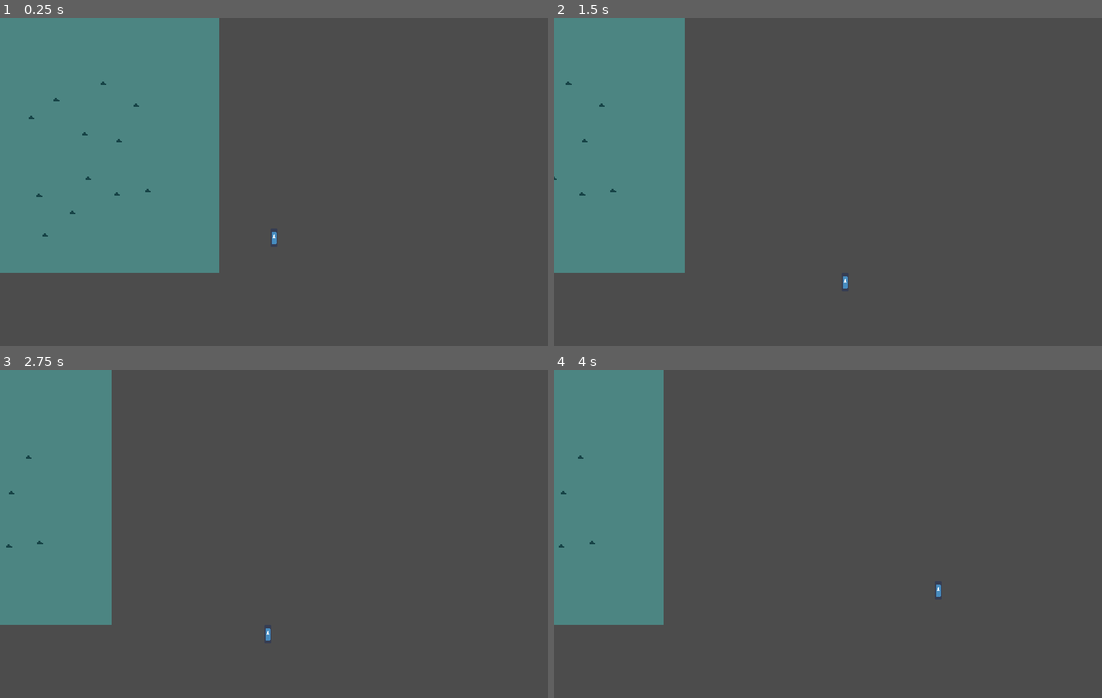
Above: before the commit, frames 1-4 (two rows, left to right).
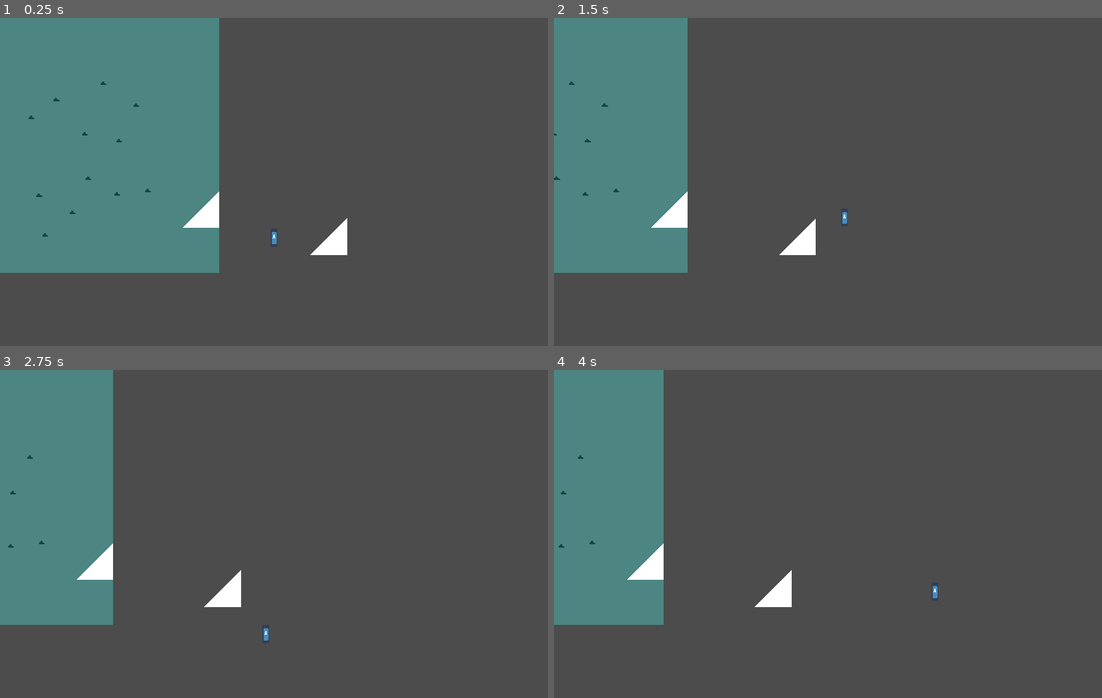
Above: after the commit, the same moments.

Repository: UHSGDC/Photographers-Hike
Game: Godot game, scene res://Scenes/Testing.tscn
Two runs of this game, one before a commit and one after it. Both use one fixed random seed, a clock stepped at 60 frames per second and the inputs below. The engine's default icon, where the game draws it, is replaced by a stand-in: a white triangle on a blue panel in a dark square.
Inputs (mouse positions are in pixels of both pictures, inside the frame that each line leads up to):
- Up to frame 1 (0.25 s): no input
- Up to frame 2 (1.5 s): tap Enter at 0.5 s; move the mouse to (948, 165) at 0.52 s; hold D (right) from 0.53 s (still down); tap Space (jump) at 0.77 s; move the mouse to (718, 198) at 1.27 s
- Up to frame 3 (2.75 s): tap Space (jump) at 1.52 s; move the mouse to (328, 461) at 2.02 s; release D (right) at 2.03 s; hold A (left) from 2.03 s (still down)
- Up to frame 4 (4 s): move the mouse to (800, 599) at 2.77 s; release A (left) at 2.78 s; hold D (right) from 2.78 s (still down); tap Space (jump) at 3.02, 3.77 s; move the mouse to (992, 583) at 3.52 s

The runs differ from the first frame. In frame 1, 0.8% of the frame differs, in the area x 33-64%, y 52-73%; in frame 2, 1.2%, in the area x 0-54%, y 0-83%; in frame 3, 1.0%; in frame 4, 0.8%.

Commit message:
Implemented Slanted tile sliding for minigame
Still need to add a slanted tile on the tilemap

Diff:
--- a/PhotographersHike/Scenes/Testing.tscn
+++ b/PhotographersHike/Scenes/Testing.tscn
@@ -250,3 +250,21 @@
 
 [node name="RockClimbing" parent="." instance=ExtResource( 3 )]
 position = Vector2( -480, -64 )
+
+[node name="StaticBody2D" type="StaticBody2D" parent="."]
+position = Vector2( -400, 168 )
+
+[node name="Polygon2D" type="Polygon2D" parent="StaticBody2D"]
+polygon = PoolVector2Array( 16, -16, -16, 16, 16, 16 )
+
+[node name="CollisionPolygon2D" type="CollisionPolygon2D" parent="StaticBody2D"]
+polygon = PoolVector2Array( 16, -16, -16, 16, 16, 16 )
+
+[node name="StaticBody2D2" type="StaticBody2D" parent="."]
+position = Vector2( -288, 192 )
+
+[node name="Polygon2D" type="Polygon2D" parent="StaticBody2D2"]
+polygon = PoolVector2Array( 16, -16, -16, 16, 16, 16 )
+
+[node name="CollisionPolygon2D" type="CollisionPolygon2D" parent="StaticBody2D2"]
+polygon = PoolVector2Array( 16, -16, -16, 16, 16, 16 )
--- a/PhotographersHike/Scripts/Minigames/RockClimbing/RockClimbing.gd
+++ b/PhotographersHike/Scripts/Minigames/RockClimbing/RockClimbing.gd
@@ -56,7 +56,7 @@
 	if !current_rock:
 		apply_gravity(delta)
 
-	if player.is_on_floor():
+	if player.is_on_floor() && !player.get_floor_angle():
 		exit_minigame()
 
 
